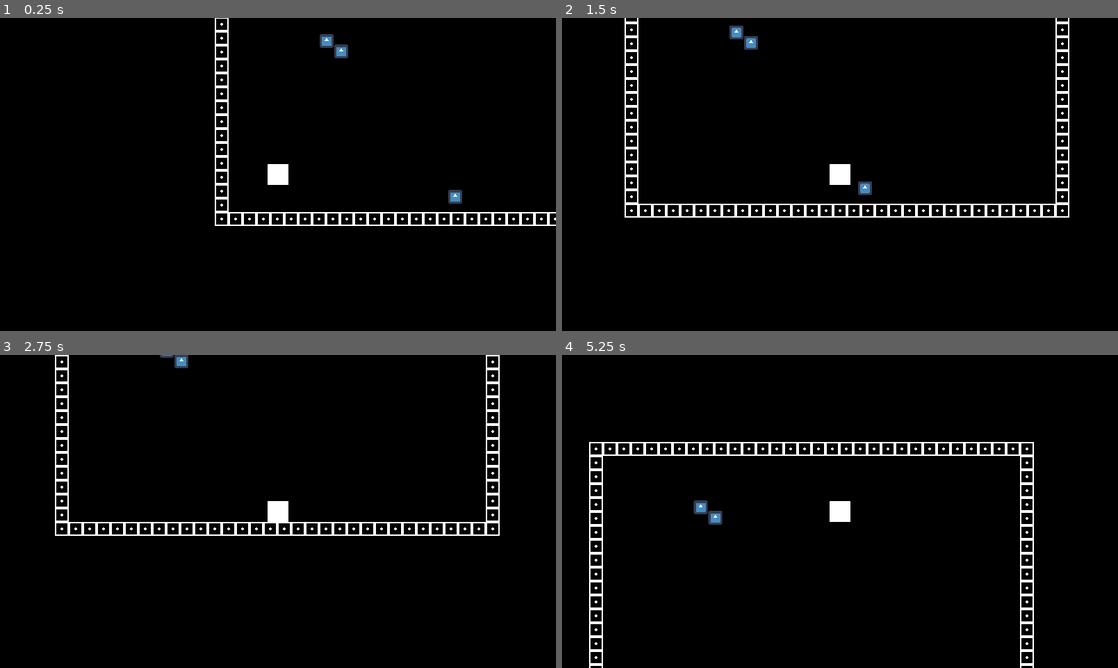
Above: before the commit, frames 1-4 (two rows, left to right).
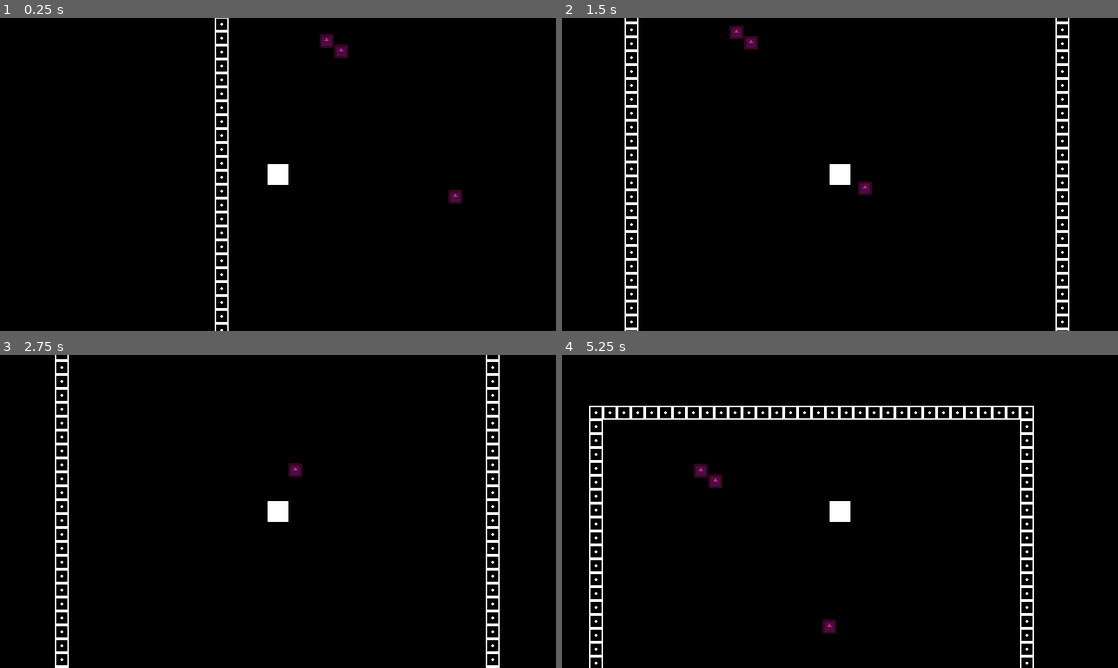
Above: after the commit, the same moments.

Repository: SpicyIcy1/Roguelike-Game
Game: Godot game, scene res://scenes/main.tscn
Same seed, same stepped clock (60 frames per second), same inputs: the game is played once before the commit and once after it. The engine's default icon, where the game draws it, is replaced by a stand-in: a white triangle on a blue panel in a dark square.
Inputs:
- Up to frame 1 (0.25 s): no input
- Up to frame 2 (1.5 s): tap Enter at 0.5 s; hold Right (ui_right) 0.53-1.28 s; hold Down (ui_down) from 1.28 s (still down)
- Up to frame 3 (2.75 s): release Down (ui_down) at 2 s; click "Run" at 2 s
- Up to frame 4 (5.25 s): tap Space at 2.75 s; hold Right (ui_right) 2.78-3.53 s; hold Up (ui_up) 3.53-4.28 s; hold Left (ui_left) from 4.28 s (still down)

The runs differ from the first frame. In frame 1, 1.7% of the frame differs, in the area x 38-100%, y 5-100%; in frame 2, 2.3%; in frame 3, 3.3%; in frame 4, 4.6%, in the area x 4-85%, y 16-100%.

Commit message:
Add files via upload

Diff:
--- a/info/scenes/Player.tscn
+++ b/info/scenes/Player.tscn
@@ -24,6 +24,13 @@
 [node name="Camera2D" type="Camera2D" parent="." unique_id=963098582]
 
 [node name="DetectionArea" type="Area2D" parent="." unique_id=1336583662]
+unique_name_in_owner = true
 
 [node name="CollisionShape2D" type="CollisionShape2D" parent="DetectionArea" unique_id=1186408888]
 shape = SubResource("CircleShape2D_p0vlq")
+
+[node name="NoFight" type="Timer" parent="." unique_id=1097060674]
+unique_name_in_owner = true
+wait_time = 10.0
+
+[connection signal="timeout" from="NoFight" to="." method="_on_no_fight_timeout"]
--- a/info/scenes/enemy.tscn
+++ b/info/scenes/enemy.tscn
@@ -21,5 +21,6 @@
 shape = SubResource("CircleShape2D_7p1mj")
 
 [node name="Sprite2D" type="Sprite2D" parent="." unique_id=891298292]
+modulate = Color(0.99999994, 0.10071284, 0.38390943, 1)
 scale = Vector2(0.16, 0.16)
 texture = ExtResource("2_md0e3")
--- a/info/scenes/main.tscn
+++ b/info/scenes/main.tscn
@@ -21,6 +21,7 @@
 
 [node name="Player" parent="." unique_id=2039837430 instance=ExtResource("1_o5qli")]
 position = Vector2(91, 286)
+max_health = 200
 
 [node name="Walls" type="TileMapLayer" parent="." unique_id=1837700577]
 tile_set = SubResource("TileSet_sugp2")
--- a/info/scripts/Player.gd
+++ b/info/scripts/Player.gd
@@ -34,3 +34,11 @@
 		return
 	in_combat = true
 	get_tree().get_first_node_in_group("FightManager").start_combat(self, enemies)
+
+func no_fight():
+	%DetectionArea.monitoring = false
+	%NoFight.start()
+
+
+func _on_no_fight_timeout() -> void:
+	%DetectionArea.monitoring = true
--- a/info/scripts/fight_manager.gd
+++ b/info/scripts/fight_manager.gd
@@ -79,6 +79,15 @@
 	current_turn = 0
 	player.in_combat = false
 
+
+func run() -> void:
+	get_tree().paused = false
+	%Fight.visible = false
+	combatants.clear()
+	health_bars.clear()
+	current_turn = 0
+	player.in_combat = false
+
 func _on_attack_b_pressed() -> void:
 	for btn in %Enemies.get_children():
 		btn.disabled = false
@@ -91,4 +100,4 @@
 		end_turn()
 
 func _on_run_pressed() -> void:
-	end_combat()
+	run()
--- a/info/scripts/walls.gd
+++ b/info/scripts/walls.gd
@@ -3,7 +3,7 @@
 var starting_room_size = Vector2i(10,10)
 
 func _ready() -> void:
-	create_square_room(Vector2i(0,0), Vector2i(32,18))
+	create_square_room(Vector2i(0,0), Vector2i(32,40))
 	#for x in starting_room_size.x:
 		#for y in starting_room_size.y:
 			#set_cell(Vector2i(x,y),0, Vector2i(0,0))
